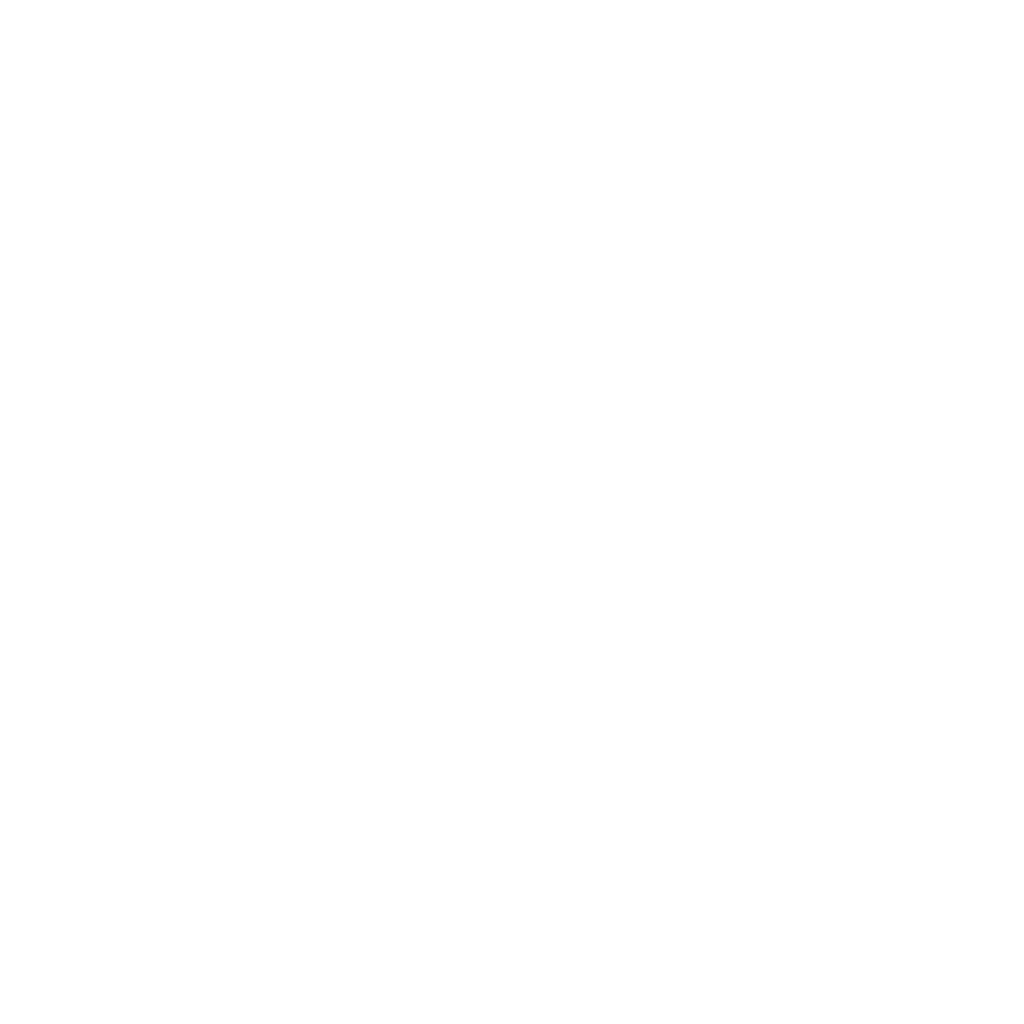
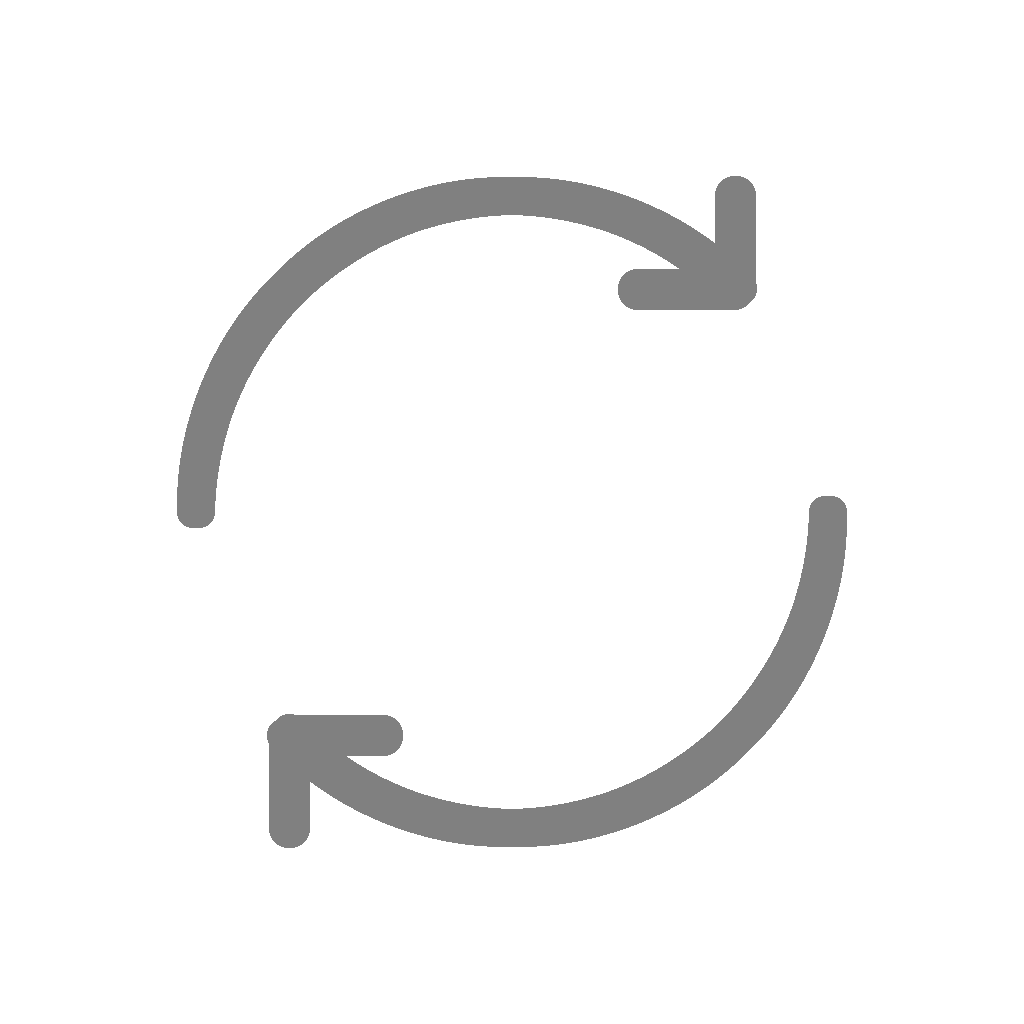
Revision of a layered 1024 × 1024 image; what changed, layer by layer:
painted on "背景" over 177, 176, 847, 848
